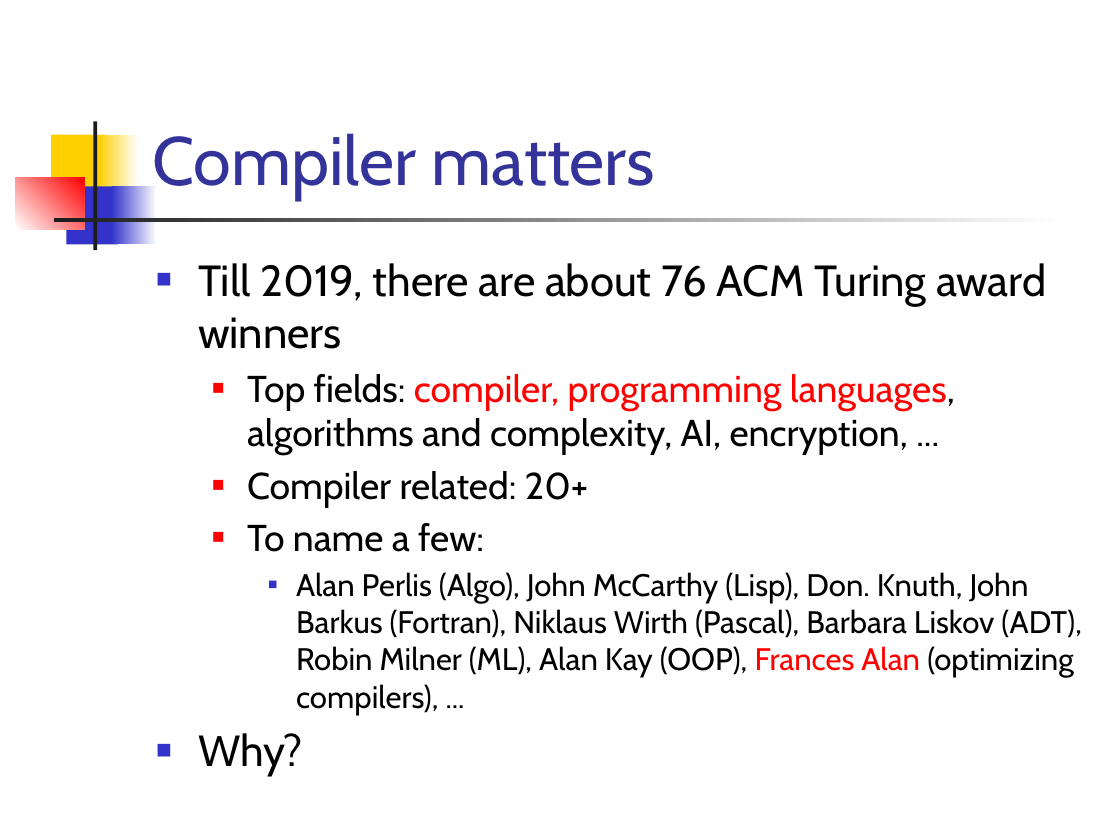
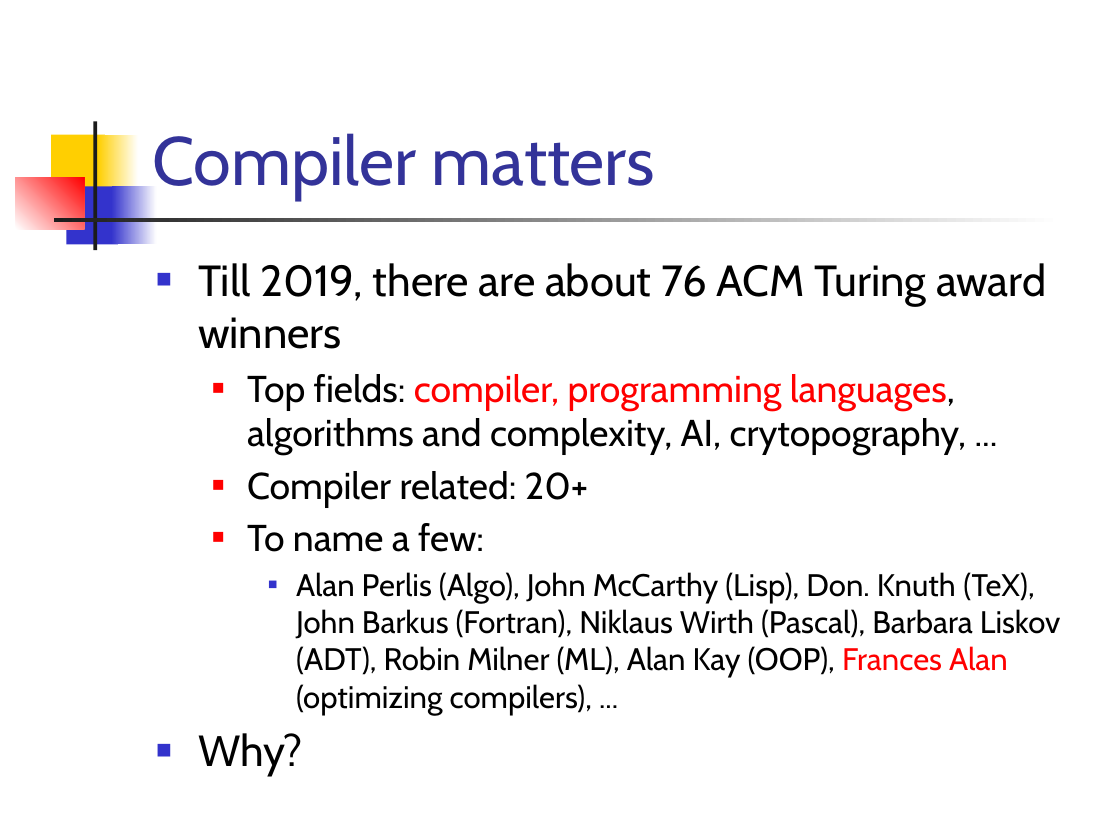
Before and after one commit to csslab-ustc/csslab-ustc.github.io, a slide deck: slide 6 of courses/compiler/slides/lec01-overview.pptx. Drawn at 1120x840 pixels with LibreOffice and Linux fonts; fonts in the diff are those of the drawing. Boxes give left, top, right and bottom in pixels: in the first picture for what was removed or moved away, otherwise in the second. Text is boxed around its words. In the diff, an @@ line names an element or a change of style, - is before the commit and + after.

```diff
--- a/courses/compiler/slides/lec01-overview.pptx
+++ b/courses/compiler/slides/lec01-overview.pptx
@@ text at (247,374,967,455): text changed @@
-  ■ Top fields: compiler, programming languages, algorithms and complexity, AI, encryption, ...
+  ■ Top fields: compiler, programming languages, algorithms and complexity, AI, crytopography, ...
@@ text at (296,572,1061,715): text changed @@
-    ■ Alan Perlis (Algo), John McCarthy (Lisp), Don. Knuth, John Barkus (Fortran), Niklaus Wirth (Pascal), Barbara Liskov (ADT), Robin Milner (ML), Alan Kay (OOP), Frances Alan (optimizing compilers), ...
+    ■ Alan Perlis (Algo), John McCarthy (Lisp), Don. Knuth (TeX), John Barkus (Fortran), Niklaus Wirth (Pascal), Barbara Liskov (ADT), Robin Milner (ML), Alan Kay (OOP), Frances Alan (optimizing compilers), ...
```
Also in this commit, not shown: 4 other slides changed, 10 other files.
